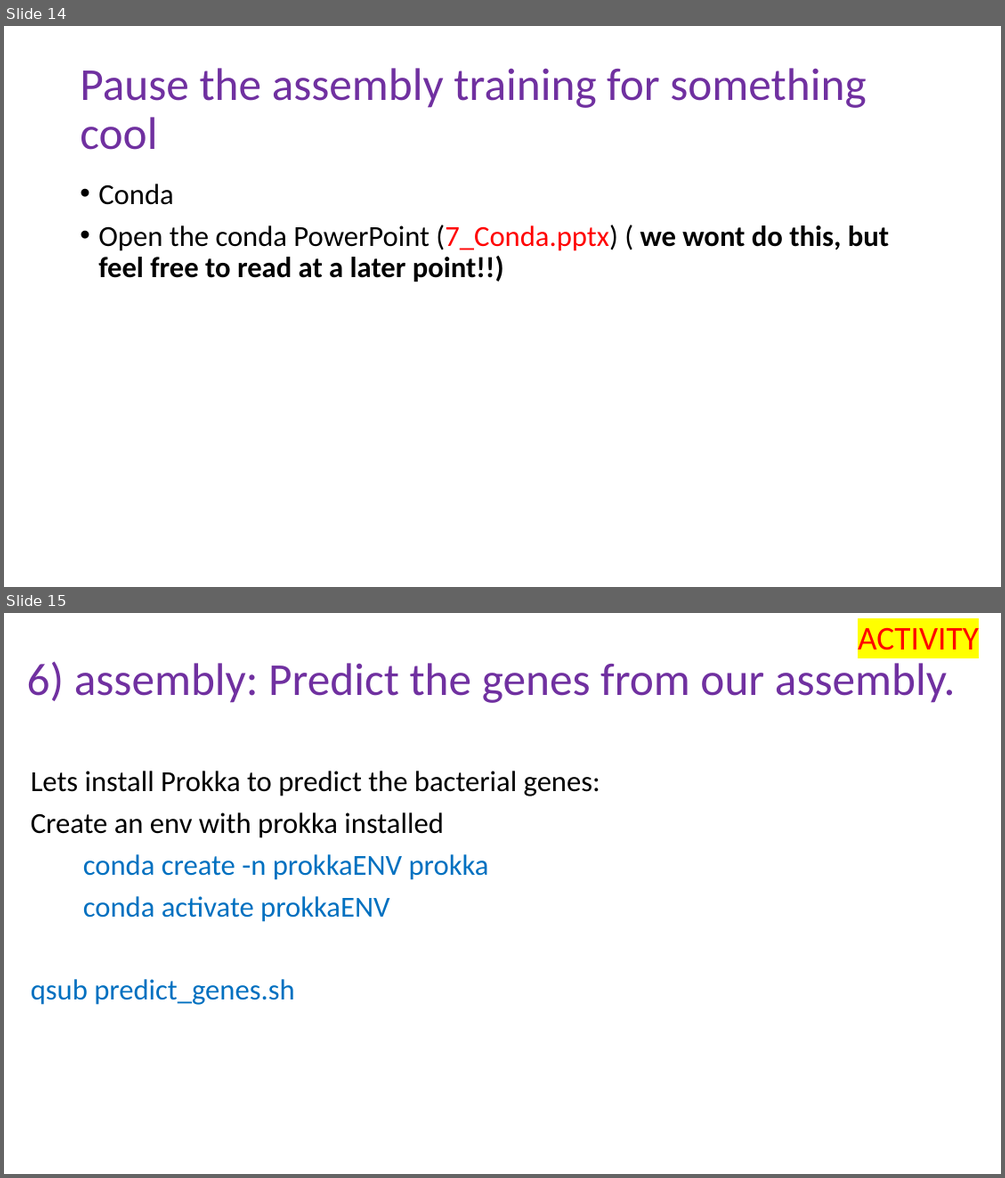
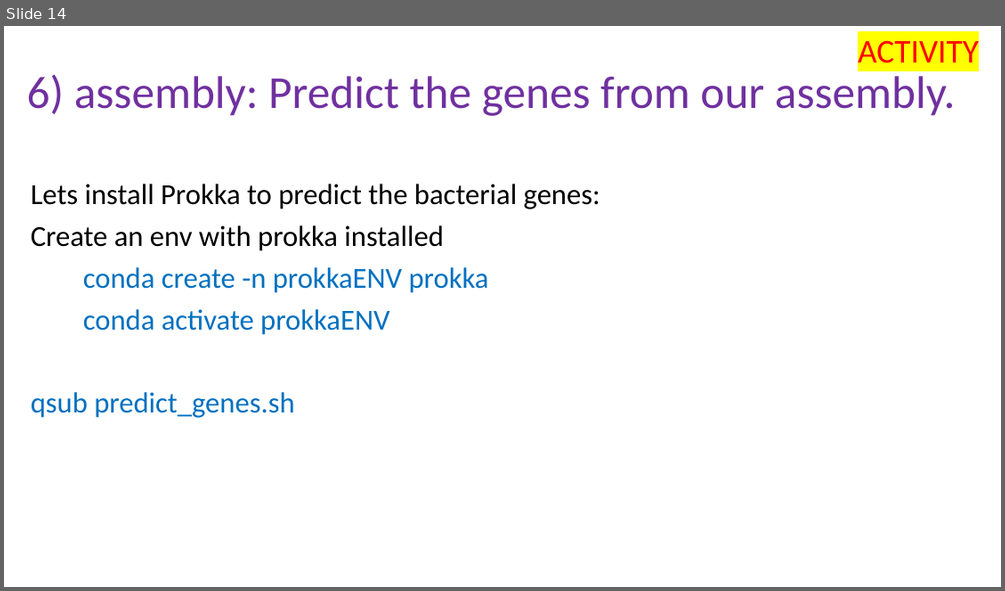
Before and after one commit to schlogl2017/RNAseq_workshop, a slide deck: powerpoint/6_RNAseq_DE.pptx. Shown one above the other, each under a label of ours: slides 14 and 15 before the commit, slide 14 after it. The pictures are 1005x1178 and 1005x591 pixels, drawn with LibreOffice and Linux fonts; fonts in the diff are those of the drawing. Boxes give left, top, right and bottom in pixels: in the first picture for what was removed or moved away, otherwise in the second. Text is boxed around its words. In the diff, an @@ line names an element or a change of style, - is before the commit and + after.

```diff
--- a/powerpoint/6_RNAseq_DE.pptx
+++ b/powerpoint/6_RNAseq_DE.pptx
@@ slide 14 removed at box(4, 26, 1001, 587), background #FFFFFF @@
@@ title removed at box(80, 68, 866, 150) @@
-Pause the assembly training for something cool
@@ text removed at box(98, 184, 889, 281) @@
-• Conda
-• Open the conda PowerPoint (7_Conda.pptx) ( we wont do this, but feel free to read at a later point!!)
@@ what was slide 15 is now slide 14 @@
```
Also in this commit, not shown: 11 other files.
